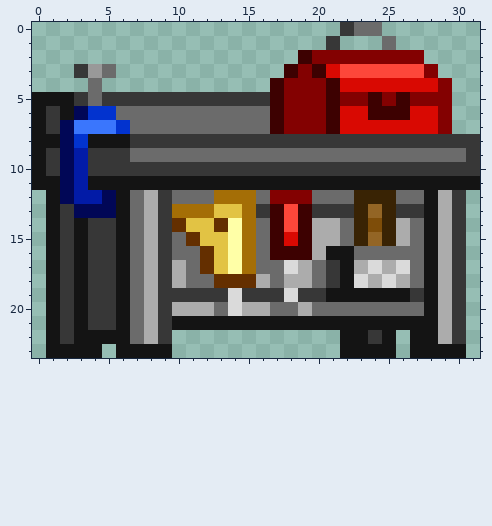
Pixel-art sprite -- objects/sbtktoolstation/sbtktoolstation.png. Above, as it was before the edit.
The file is 32x24 pixels.
Now the later version:
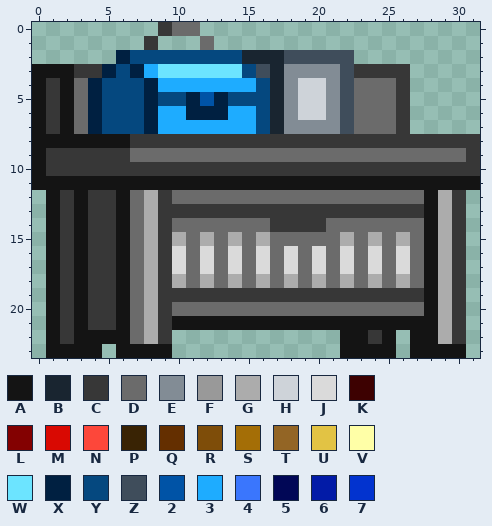
Palette (. is transparent): A #141414  B #192530  C #373737  D #6b6b6b  E #828c95  F #999999  G #acacac  H #ced3d9  J #dadada  K #3d0101  L #830101  M #d90902  N #fd473a  P #392304  Q #642f00  R #7e4d09  S #a46e06  T #936525  U #e2c344  V #ffffa7  W #6ce4ff  X #002041  Y #05487f  Z #3f4d5b  2 #0053a6  3 #1eacff  4 #3a76fd  5 #010756  6 #021ba7  7 #0233cf
The edit:
y 0: x 9..11 ... -> CDD; x 22..24 CDD -> ...
y 1: x 8 . -> C; x 12 . -> D; x 21 C -> .; x 25 D -> .
y 2: x 6..27 .............KLLLLLLLL -> XYYYYYYYYBBBZZZZZ.....
y 3: x 0..2 ... -> AAA; x 4..28 FD............KLKMNNNNNNL -> CXYX3WWWWWWYZBEEEEZCCCC..
y 4: x 0..29 ....D............KLLLKMMMMMMML -> ACADXYYYX3333333YBEHHEZDDDC...
y 5: x 1 A -> C; x 3..29 CDCCCCCCCCCCCCKLLLKLLKLKLLL -> DXYYYXYYX2XYYYBEHHEZDDDC...
y 6: x 3..29 577DDDDDDDDDDDKLLLKMMKKKMML -> DXYYYX33XXX33YBEHHEZDDDC...
y 7: x 2..29 54447DDDDDDDDDDKLLLKMMMMMMML -> ADXYYYX3333333YBEEEEZDDDC...
y 8: x 2..3 57 -> AA
y 9..10: x 2..3 56 -> CC
y 11: x 2..3 56 -> AA
y 12: x 2..5 5665 -> CACC; x 13..15 SSS -> DDD; x 17..19 LLL -> DDD; x 23..25 PPP -> DDD
y 13: x 3..5 555 -> ACC; x 10..15 SSSUUS -> CCCCCC; x 17..19 KNK -> CCC; x 23..25 PTP -> CCC
y 14: x 10..15 QUUQVS -> DDDDDD; x 17..21 KNKGG -> CCCCD; x 23..26 PRPG -> DDDD
y 15: x 10..25 DQUUVSDKMKGGDPTP -> GDGDGDGDDDDDGDGD
y 16: x 10 D -> J; x 12..22 QUVSDKKKGAA -> JDJDJDJDJDJ; x 24 D -> J; x 26 D -> J
y 17: x 10 G -> J; x 12..16 QUVSD -> JDJDJ; x 19..23 GDCAG -> DJDJD; x 25 G -> D
y 18: x 12..15 DQQQ -> GDGD; x 19..23 GDCAJ -> DGDGD; x 25 J -> D
y 19: x 14 J -> C; x 18 J -> C; x 21..26 AAAAAA -> CCCCCC
y 20: x 10..12 GGG -> DDD; x 14..16 JGG -> DDD; x 19 G -> D
Where, in picture pixels (left, top, right, bottom), the same in both pictures:
changed: (32, 22, 452, 316)
